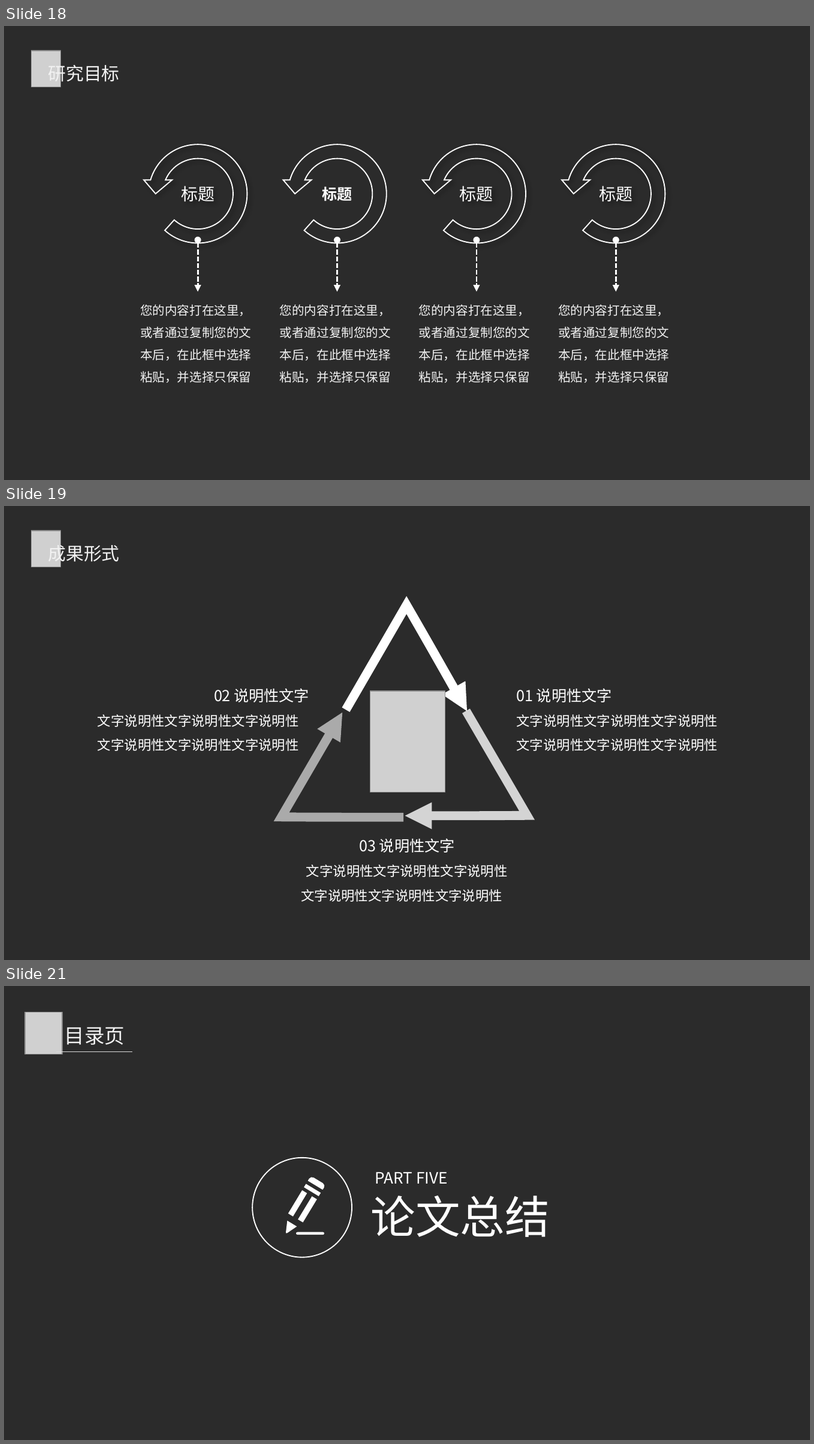
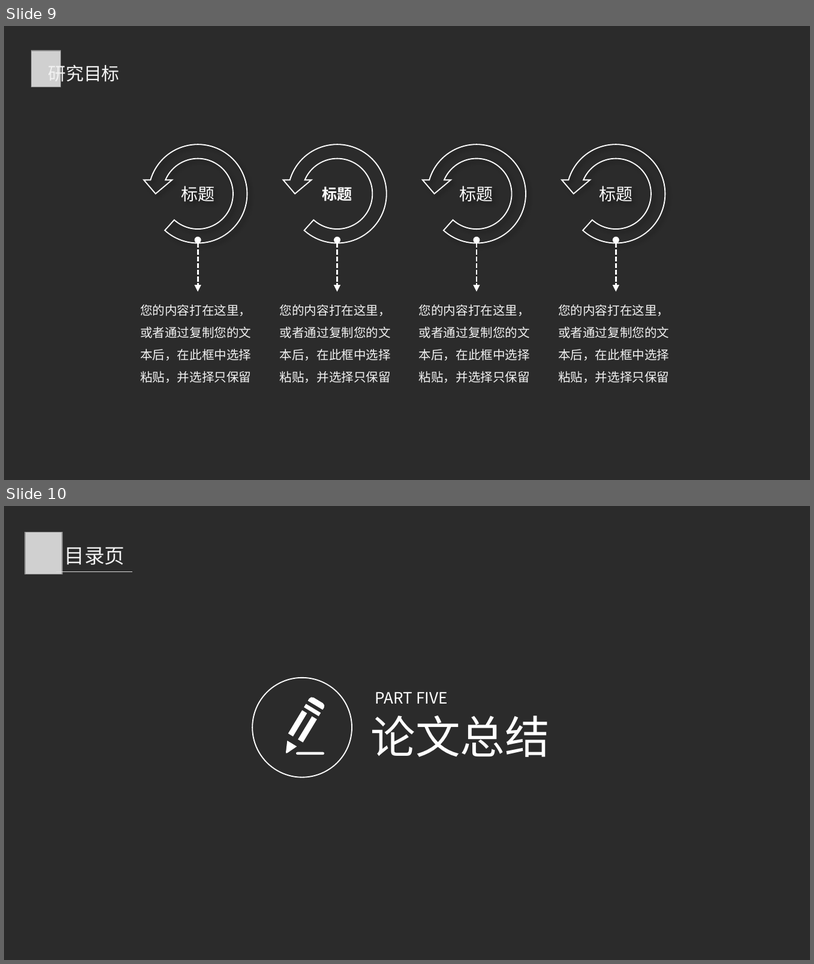
Before and after one commit to windright/ml_refer, a slide deck: 202001/年终总结.pptx. Shown one above the other, each under a label of ours: slides 18, 19 and 21 before the commit, slides 9 and 10 after it; the slides between them are not shown. The pictures are 814x1444 and 814x964 pixels, drawn with LibreOffice and Linux fonts; fonts in the diff are those of the drawing; grey boxes stand for pictures; background and template pictures are left out; a plain dark background stands for a picture behind light text. Boxes give left, top, right and bottom in pixels: in the first picture for what was removed or moved away, otherwise in the second. Text is boxed around its words. In the diff, an @@ line names an element or a change of style, - is before the commit and + after.

```diff
--- a/202001/年终总结.pptx
+++ b/202001/年终总结.pptx
@@ slide 19 removed at box(4, 506, 810, 960), background picture (left out) @@
@@ picture removed at box(32, 530, 60, 567) @@
@@ text removed at box(48, 541, 120, 564) @@
-成果形式
@@ freeform shape removed at box(346, 605, 467, 711) @@
@@ text removed at box(98, 688, 309, 751) @@
-02 说明性文字
-文字说明性文字说明性文字说明性
-文字说明性文字说明性文字说明性
@@ picture removed at box(370, 691, 445, 792) @@
@@ text removed at box(517, 688, 719, 751) @@
-01 说明性文字
-文字说明性文字说明性文字说明性
-文字说明性文字说明性文字说明性
@@ freeform shape removed at box(252, 712, 403, 869) @@
@@ freeform shape removed at box(405, 710, 557, 867) @@
@@ text removed at box(301, 838, 508, 901) @@
-03 说明性文字
-文字说明性文字说明性文字说明性
-文字说明性文字说明性文字说明性
@@ what was slide 18 is now slide 9 @@
@@ what was slide 21 is now slide 10 @@
```
Also in this commit, not shown: 13 other slides removed.
